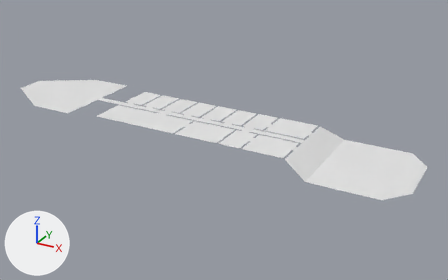
One commit to the OBJ model models/meshes/floor.obj: the scene before it, then after it.
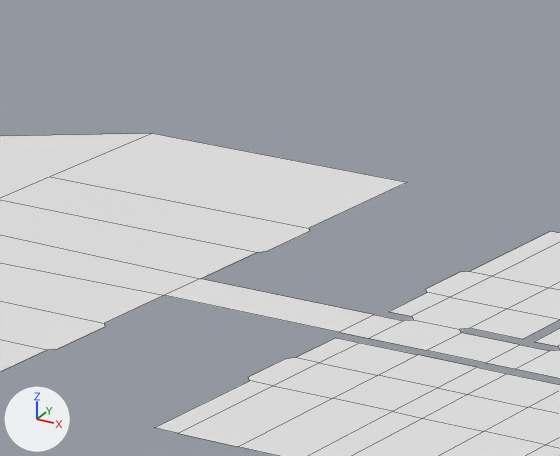
Each version appears first whole from a 50 mm lens placed at (74.3, -103.5, 48.3), pointed at (16.4, 1.8, -4.3), and next in a close-up on the part from 17% to 33% of the width and 23% to 43% of the height. The lights are fixed; the arrows at lower left show +X, +Y and +Z. The close-ups show mesh edges as thin lines. Where no turn or scale is listed for an object, it has been applied to the vertices.

Objects in the first close-up: 'floor'.
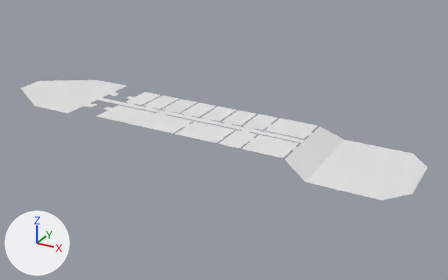
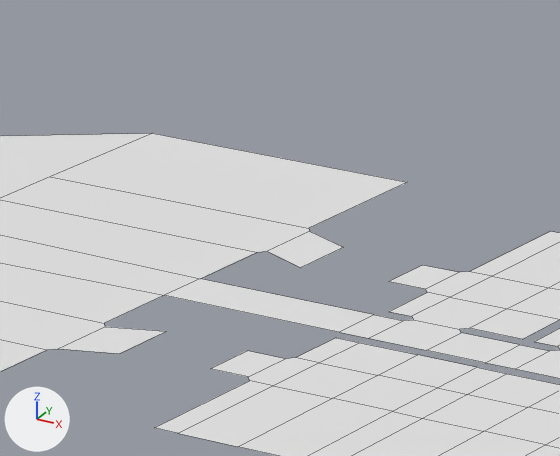
Commit message: Added missing connection to escape capsule.

What the commit changed:
me_floor has 374 vertices, 202 faces and spans x -36.4..57.4, y -10.7..10.7, z -2.7..0.0.
me_floor is used by ob_floor; location (0.0, 0.0, 0.0).
Verts and faces of me_floor; kept vertices keep their numbers, new ones are numbered from 374.
Before the commit, vertices of me_floor: 304 (-8.9, 4.8, 0.0) at pixel (459, 272), 306 (-14.9, 5.5, 0.0) at pixel (309, 231), 323 (-8.9, -4.8, 0.0) at pixel (248, 376), 328 (-14.9, -5.5, 0.0) at pixel (57, 348), 349 (-8.9, -3.2, 0.0) at pixel (285, 358).
Before the commit, vertices of me_floor: 351 (-14.9, -3.6, 0.0) at pixel (104, 326), 353 (-8.9, 3.2, 0.0) at pixel (425, 289), 355 (-14.9, 3.6, 0.0) at pixel (267, 251).
Part 1, on me_floor:
New vertices 374 to 377 stand at vertices 304, 323, 349, 353, in that order, plus (-1.3, 0.0, 0.0).
New vertex 378 is at (-13.1, -5.0, 0.0), pixel (119, 353).
New vertex 379 is at (-13.1, -3.0, 0.0), pixel (166, 331).
New vertex 380 is at (-13.1, 4.9, 0.0), pixel (343, 247).
New vertex 381 is at (-13.1, 2.9, 0.0), pixel (300, 267).
New faces: (323, 349, 376, 375), (328, 378, 379, 351), (304, 374, 377, 353), (306, 355, 381, 380).

Where the change shows, as pixel boxes (x1, y1, x2, y2) in the close-ups (560 x 456 px):
part 1 of me_floor, added: after (58, 231, 459, 377)
